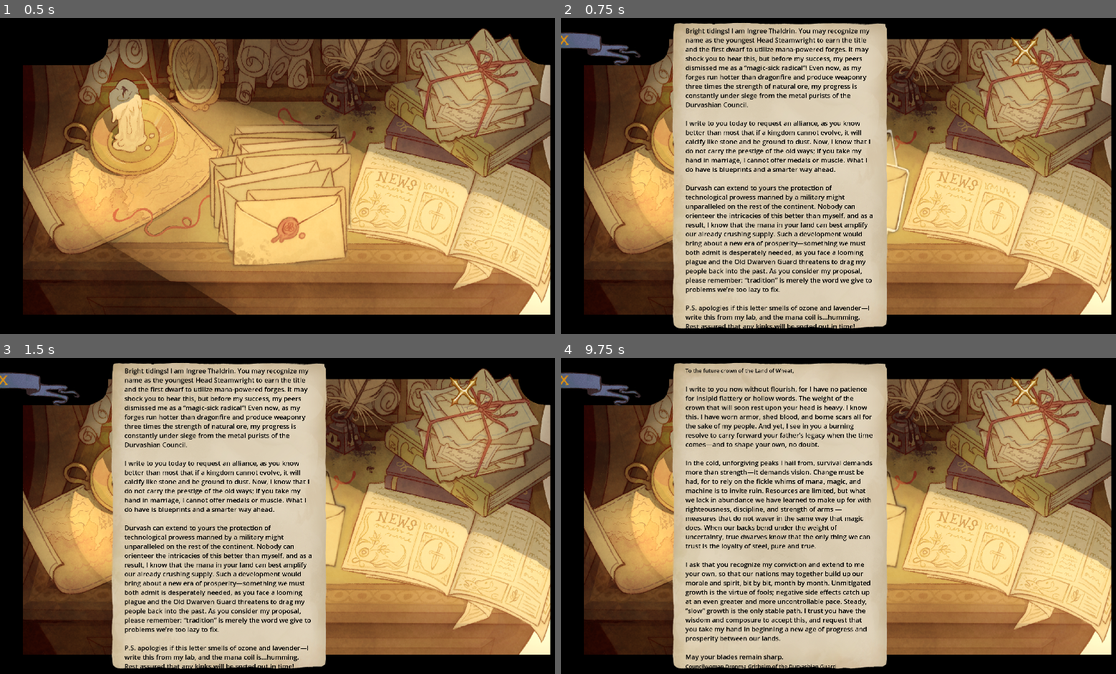
Above: before the commit, frames 1-4 (two rows, left to right).
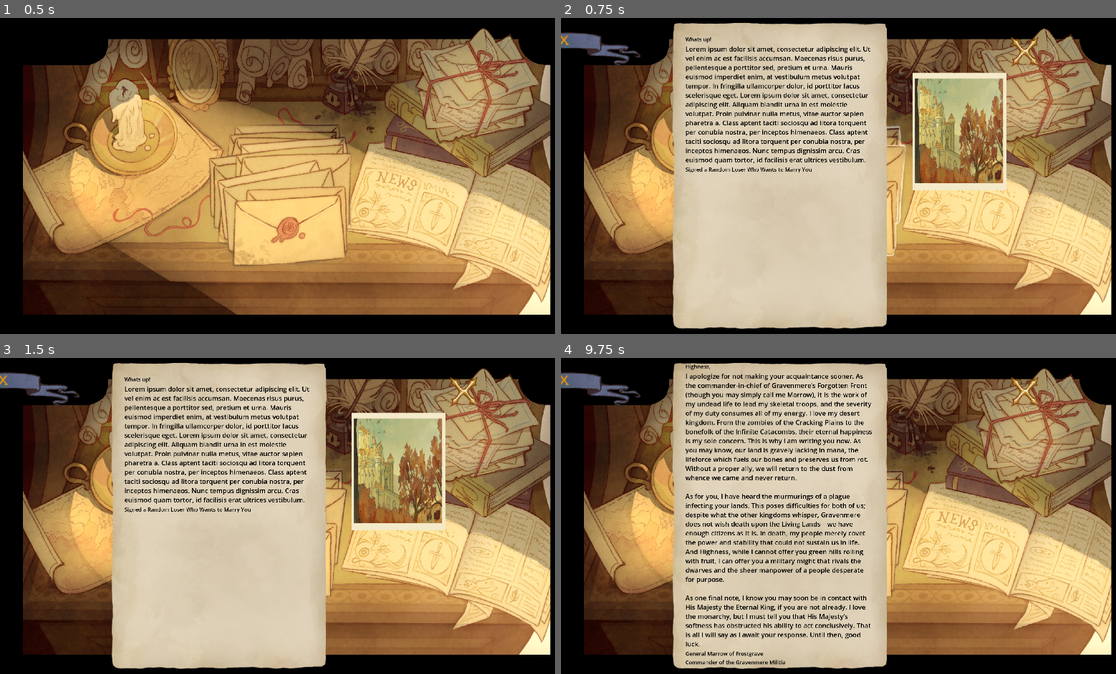
Above: after the commit, the same moments.

Repository: BrownRISDGameDevelopers/suitors-proposal
Game: Godot game, scene res://scenes/Main.tscn
Two runs of this game, one before a commit and one after it. Both use one fixed random seed, a clock stepped at 60 frames per second and the inputs below. This scene is started directly instead of the project's main scene.
Inputs (mouse positions are in pixels of both pictures, inside the frame that each line leads up to):
- Up to frame 1 (0.5 s): no input
- Up to frame 2 (0.75 s): click (849, 176) at 0.5 s
- Up to frame 3 (1.5 s): click (288, 516) at 1.25 s
- Up to frame 4 (9.75 s): click (849, 516) at 2 s; click (849, 516) at 2.75 s; click (849, 516) at 3.5 s; click (849, 516) at 4.25 s; click (849, 516) at 5 s; click (849, 516) at 5.75 s; click (849, 516) at 6.5 s; click (849, 516) at 7.25 s; click (849, 516) at 8 s; click (849, 516) at 8.75 s; tap Enter at 9.5 s; move the mouse to (971, 500) at 9.52 s

Frame 1 is identical in both runs. In frame 2, 15% of the frame differs, in the area x 22-81%, y 1-99%; in frame 3, 15%; in frame 4, 13%.

Commit message:
added generation of clickable links (they don't do anything yet D:)

Diff:
--- a/resources/letters/Skeleton_General_Letter.tres
+++ b/resources/letters/Skeleton_General_Letter.tres
@@ -1,5 +1,6 @@
-[gd_resource type="Resource" script_class="LetterResource" load_steps=2 format=3 uid="uid://cuaorcanv8kd5"]
+[gd_resource type="Resource" script_class="LetterResource" load_steps=3 format=3 uid="uid://cuaorcanv8kd5"]
 
+[ext_resource type="Script" uid="uid://b466tuukr26ps" path="res://scripts/resources/interactable_text.gd" id="1_58hxi"]
 [ext_resource type="Script" uid="uid://d2ngpxf76ukp7" path="res://scripts/resources/letter_resource.gd" id="1_jv4he"]
 
 [resource]
@@ -16,7 +17,11 @@
 
 As one final note, I know you may soon be in contact with His Majesty the Eternal King, if you are not already. I love  …(181 unchanged characters)…
 "
+summerClickableContent = Array[ExtResource("1_58hxi")]([])
 fallVersion = ""
+fallClickableContent = Array[ExtResource("1_58hxi")]([])
 winterVersion = ""
+winterClickableContent = Array[ExtResource("1_58hxi")]([])
 springVersion = ""
+springClickableContent = Array[ExtResource("1_58hxi")]([])
 metadata/_custom_type_script = "uid://d2ngpxf76ukp7"
--- a/resources/letters/Vampire_King_Letter.tres
+++ b/resources/letters/Vampire_King_Letter.tres
@@ -1,8 +1,21 @@
-[gd_resource type="Resource" script_class="LetterResource" load_steps=4 format=3 uid="uid://cfik8jlelmgb3"]
+[gd_resource type="Resource" script_class="LetterResource" load_steps=7 format=3 uid="uid://cfik8jlelmgb3"]
 
 [ext_resource type="Script" uid="uid://d2ngpxf76ukp7" path="res://scripts/resources/letter_resource.gd" id="1_378d1"]
+[ext_resource type="Script" uid="uid://b466tuukr26ps" path="res://scripts/resources/interactable_text.gd" id="1_fpdp0"]
 [ext_resource type="Resource" uid="uid://bahrmb7eqtk0t" path="res://resources/kingdoms/UndeadKingdom.tres" id="1_qlfwd"]
 [ext_resource type="Texture2D" uid="uid://c4t2e0ksphwm5" path="res://assets/letters/letter_portraits/King FINAL!.png" id="2_wnw03"]
+
+[sub_resource type="Resource" id="Resource_33gop"]
+script = ExtResource("1_fpdp0")
+text = "a vast land—-though alas, one regrettably lacking in liveliness."
+revealedStat = Array[String](["morale", "resource"])
+metadata/_custom_type_script = "uid://b466tuukr26ps"
+
+[sub_resource type="Resource" id="Resource_xrwwa"]
+script = ExtResource("1_fpdp0")
+text = "my kingdom doth not suffer from a lack of inhabitants."
+revealedStat = Array[String](["population"])
+metadata/_custom_type_script = "uid://b466tuukr26ps"
 
 [resource]
 script = ExtResource("1_378d1")
@@ -22,7 +35,11 @@
 
 Recent immigrants to my realm bring news of your present troubles, and though death is a guest oft entertained in my co …(454 unchanged characters)…
 "
+summerClickableContent = Array[ExtResource("1_fpdp0")]([SubResource("Resource_33gop"), SubResource("Resource_xrwwa")])
 fallVersion = ""
+fallClickableContent = Array[ExtResource("1_fpdp0")]([])
 winterVersion = ""
+winterClickableContent = Array[ExtResource("1_fpdp0")]([])
 springVersion = ""
+springClickableContent = Array[ExtResource("1_fpdp0")]([])
 metadata/_custom_type_script = "uid://d2ngpxf76ukp7"
--- a/scenes/letter.gd
+++ b/scenes/letter.gd
@@ -38,20 +38,67 @@
 		suitor_portrait.set_position(portrait_position + Vector2(600, -150))
 
 		if season == "summer":
-			content.text = letter_resource.summerVersion
+			var sumVer = letter_resource.summerVersion
+			for text in letter_resource.summerClickableContent:
+
+				var base_text = text.text
+				var stats = text.revealedStat
+				stats = "|".join(stats)
+
+				var url_code = "[url=" + stats + "]" + base_text + "[/url]"
+				sumVer = sumVer.replace(base_text, url_code)
+
+			content.text = sumVer
+			print(sumVer)
 
 		elif season == "fall":
-			content.text = letter_resource.fallVersion
+
+			var fallVer = letter_resource.fallVersion
+			for text in letter_resource.fallClickableContent:
+
+				var base_text = text.text
+				var stats = text.revealedStat
+				stats = "|".join(stats)
+
+				var url_code = "[url=" + stats + "]" + base_text + "[/url]"
+				fallVer.replace(base_text, url_code)
+
+			content.text = fallVer
 
 		elif season == "winter":
-			content.text = letter_resource.winterVersion
+			var wintVer = letter_resource.winterVersion
+			for text in letter_resource.winterClickableContent:
+
+				var base_text = text.text
+				var stats = text.revealedStat
+				stats = "|".join(stats)
+
+				var url_code = "[url=" + stats + "]" + base_text + "[/url]"
+				wintVer.replace(base_text, url_code)
+
+			content.text = wintVer
 
 		elif season == "spring":
-			content.text = letter_resource.springVersion
+			var sprVer = letter_resource.springVersionrVersion
+			for text in letter_resource.springClickableContent:
+
+				var base_text = text.text
+				var stats = text.revealedStat
+				stats = "|".join(stats)
+
+				var url_code = "[url=" + stats + "]" + base_text + "[/url]"
+				sprVer.replace(base_text, url_code)
+
+			content.text = sprVer
 
 	else:
 		content.text = letter_resource.regularContent
 
+	content.bbcode_enabled = true
+
+
+
+
 func _on_exit_button_pressed() -> void:
 	letter_closed.emit()
 	queue_free()
--- a/scripts/main.gd
+++ b/scripts/main.gd
@@ -32,14 +32,15 @@
 
 # --- SUITOR LETTERS & FILLER LETTERS
 var suitors = ["res://resources/letters/Dwarf_Techbro_Warlord_Letter.tres", "res://resources/letters/Vampire_King_Letter.tres",
-"res://resources/letters/Skeleton_General_Letter.tres", "res://resources/letters/Dwarf_Councilwoman_Letter.tres"]
+"res://resources/letters/Skeleton_General_Letter.tres", "res://resources/letters/Dwarf_Councilwoman_Letter.tres", "res://resources/letters/Letter1.tres",
+"res://resources/letters/Letter2.tres"]
 var advertisements = []
 
 func _generate_letter_lists() -> void:
 
 	var suitors_to_visit = suitors.duplicate(true)
 	# Generates all summer suitor letters.
-	for i in range(4):
+	for i in range(6):
 		suitors_to_visit.shuffle()
 		var suitor_to_generate = suitors_to_visit.pop_front()
 		letter_list[summer].append(suitor_to_generate)
--- /dev/null
+++ b/scripts/resources/interactable_text.gd
@@ -0,0 +1,5 @@
+extends Resource
+class_name InteractableText
+
+@export var text: String
+@export_enum("population", "mana", "military", "resource", "morale") var revealedStat: Array[String]
--- a/scripts/resources/letter_resource.gd
+++ b/scripts/resources/letter_resource.gd
@@ -15,6 +15,10 @@
 
 @export_group("Seasonal Content")
 @export_multiline var summerVersion: String
+@export var summerClickableContent: Array[InteractableText]
 @export_multiline var fallVersion: String
+@export var fallClickableContent: Array[InteractableText]
 @export_multiline var winterVersion: String
+@export var winterClickableContent: Array[InteractableText]
 @export_multiline var springVersion: String
+@export var springClickableContent: Array[InteractableText]
Not shown, added: scripts/resources/interactable_text.gd.uid
Not shown, changed: .DS_Store
